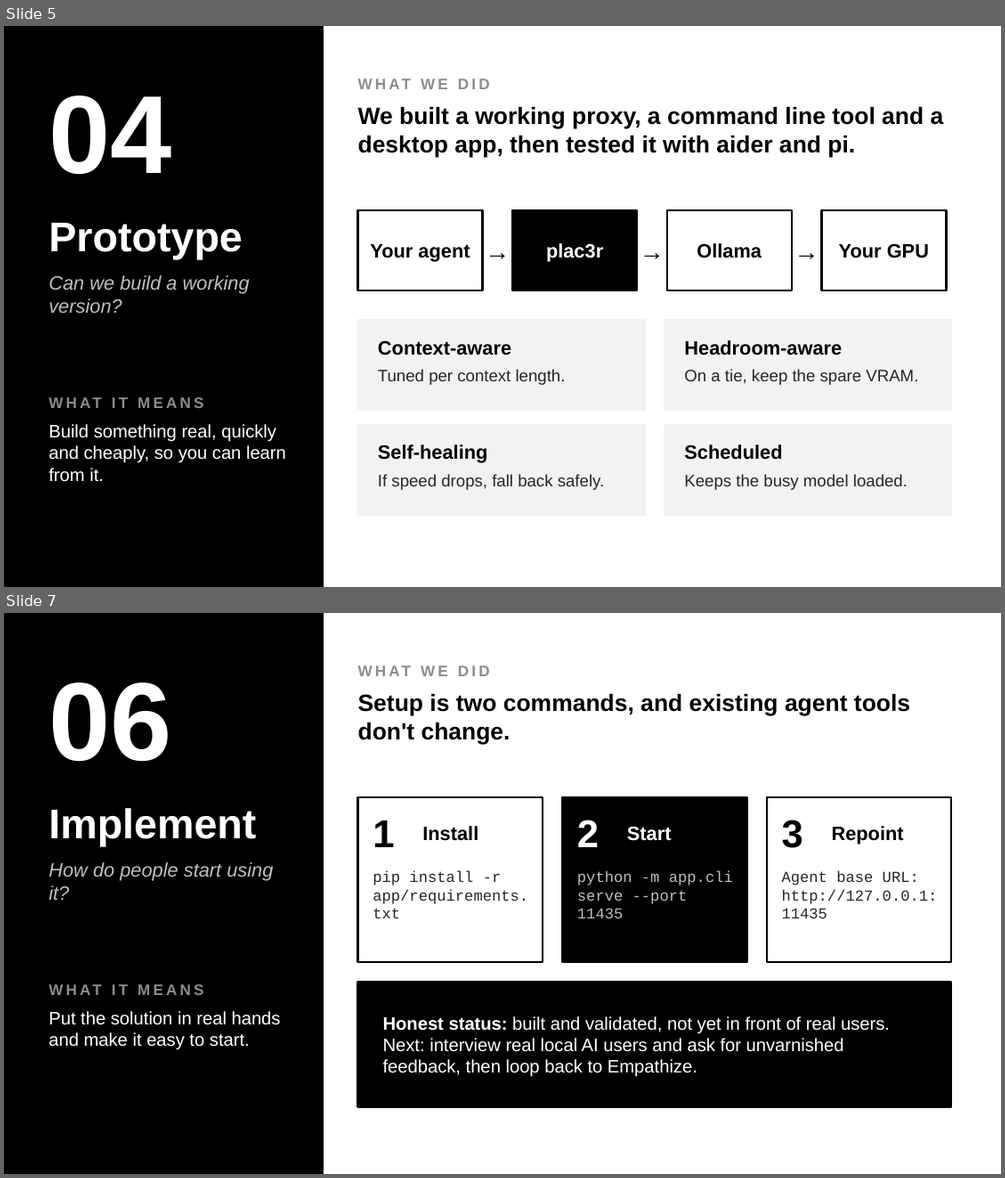
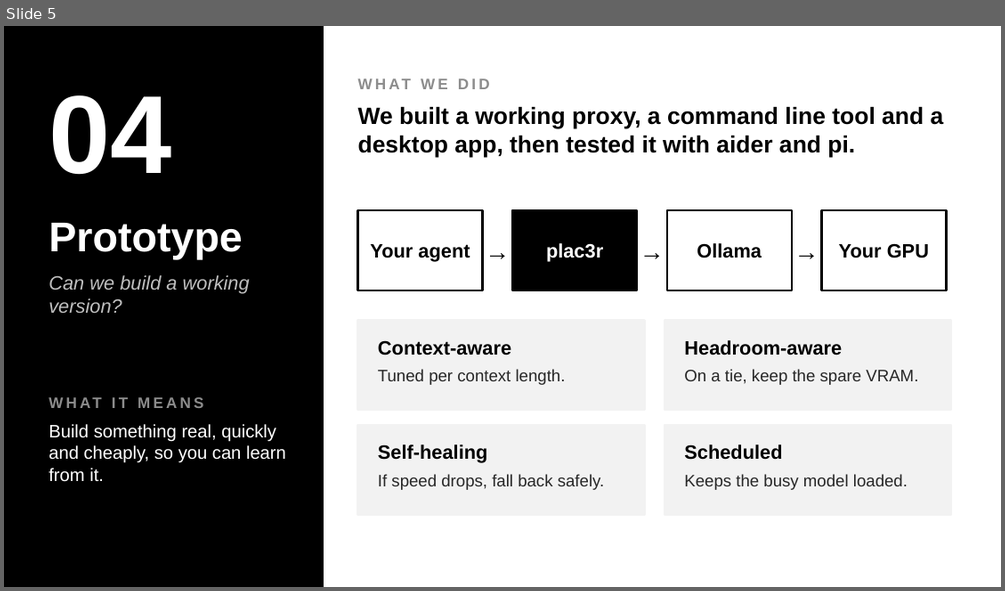
Before and after one commit to DrNeel11/tvarin, a slide deck: docs/plac3r.pptx. Shown one above the other, each under a label of ours: slides 5 and 7 before the commit, slide 5 after it; the slides between them are not shown. The pictures are 1005x1178 and 1005x591 pixels, drawn with LibreOffice and Linux fonts; fonts in the diff are those of the drawing. Boxes give left, top, right and bottom in pixels: in the first picture for what was removed or moved away, otherwise in the second. Text is boxed around its words. In the diff, an @@ line names an element or a change of style, - is before the commit and + after.

```diff
--- a/docs/plac3r.pptx
+++ b/docs/plac3r.pptx
@@ slide 7 removed at bbox=[4, 613, 1001, 1174], background #FFFFFF @@
@@ rectangle removed at bbox=[4, 613, 323, 1173] @@
@@ text removed at bbox=[358, 657, 951, 682] @@
-WHAT WE DID
@@ text removed at bbox=[48, 682, 171, 762] @@
-06
@@ text removed at bbox=[358, 693, 910, 744] @@
-Setup is two commands, and existing agent tools don't change.
@@ rectangle removed at bbox=[358, 797, 542, 962] @@
@@ rectangle removed at bbox=[562, 797, 746, 962] @@
@@ rectangle removed at bbox=[767, 797, 951, 962] @@
@@ text removed at bbox=[48, 808, 256, 847] @@
-Implement
@@ text removed at bbox=[372, 820, 394, 847] @@
-1
@@ text removed at bbox=[422, 826, 478, 841] @@
-Install
@@ text removed at bbox=[577, 819, 599, 847] @@
-2
@@ text removed at bbox=[627, 826, 672, 841] @@
-Start
@@ text removed at bbox=[782, 819, 803, 848] @@
-3
@@ text removed at bbox=[832, 826, 904, 844] @@
-Repoint
@@ text removed at bbox=[48, 862, 273, 900] @@
-How do people start using it?
@@ text removed at bbox=[372, 870, 528, 918] @@
-pip install -r app/requirements.txt
@@ text removed at bbox=[577, 870, 733, 918] @@
-python -m app.cli serve --port 11435
@@ text removed at bbox=[782, 870, 938, 918] @@
-Agent base URL: http://127.0.0.1:11435
@@ text removed at bbox=[48, 977, 298, 1002] @@
-WHAT IT MEANS
@@ rectangle removed at bbox=[358, 981, 951, 1106] @@
@@ text removed at bbox=[48, 1011, 281, 1050] @@
-Put the solution in real hands and make it easy to start.
@@ text removed at bbox=[383, 1016, 890, 1077] @@
-Honest status: built and validated, not yet in front of real users. Next: interview real local AI users and ask for unvarnished feedback, then loop back to Empathize.
```
Also in this commit, not shown: 5 other slides changed.
